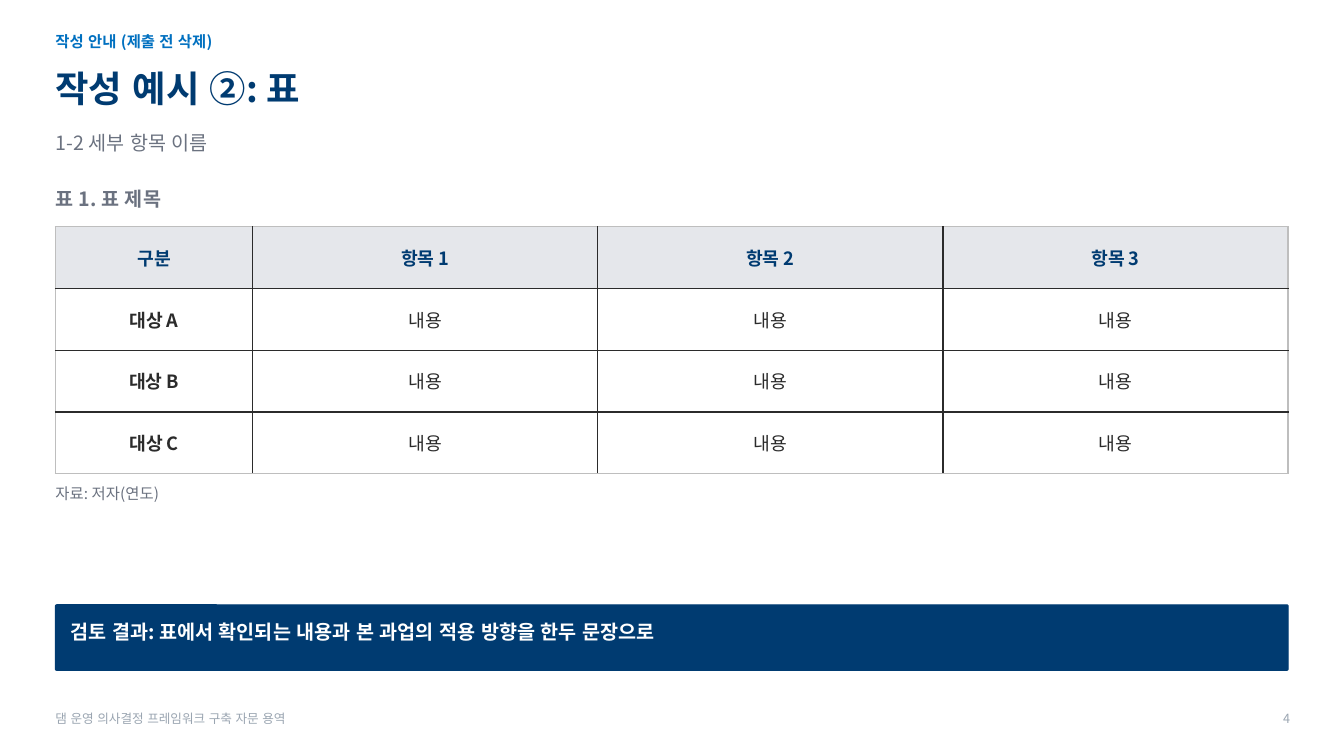
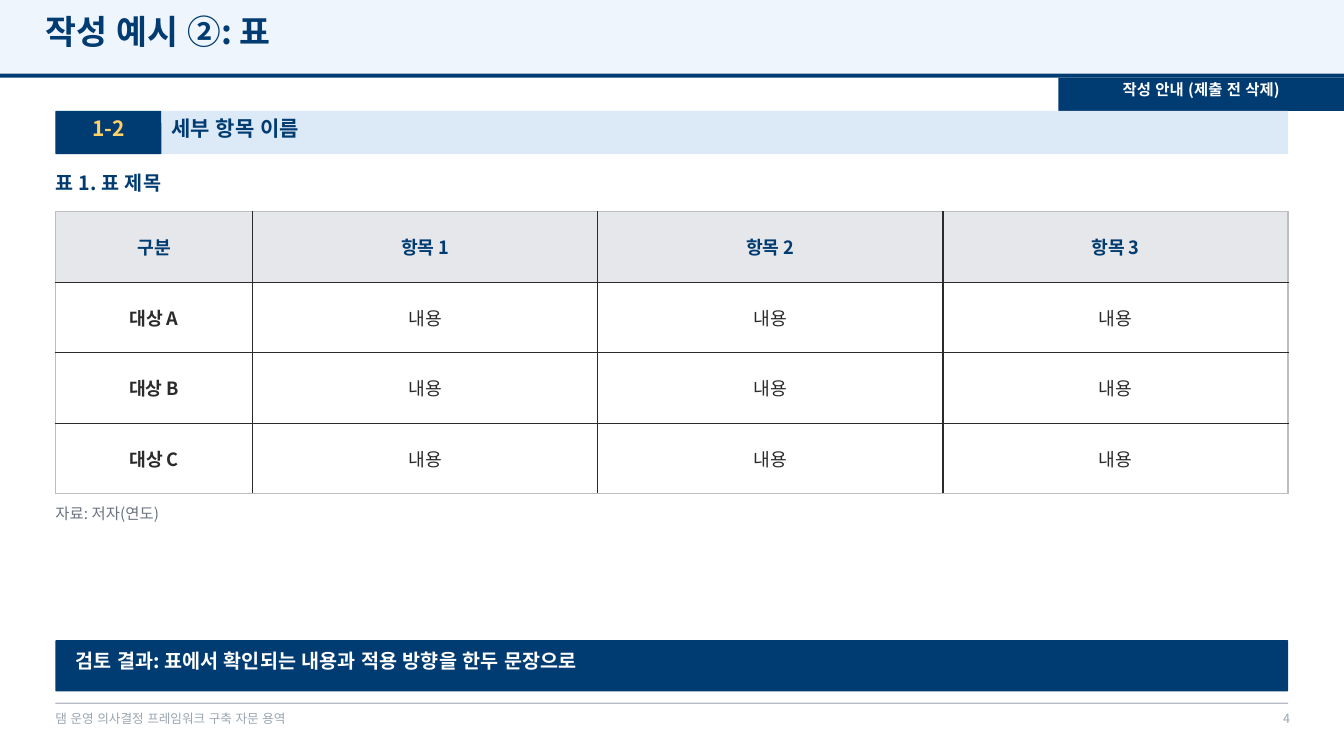
Before and after one commit to mkm1119/KGRAG-LLM, a slide deck: slide 4 of project_khnp/2026.12.09_최종보고회_발표자료_템플릿.pptx. Drawn at 1344x756 pixels with LibreOffice and Linux fonts; fonts in the diff are those of the drawing; background and template pictures are left out. Boxes give left, top, right and bottom in pixels: in the first picture for what was removed or moved away, otherwise in the second. Text is boxed around its words. In the diff, an @@ line names an element or a change of style, - is before the commit and + after.

```diff
--- a/project_khnp/2026.12.09_최종보고회_발표자료_템플릿.pptx
+++ b/project_khnp/2026.12.09_최종보고회_발표자료_템플릿.pptx
@@ rectangle added at (x1=0, y1=0, x2=1344, y2=74), fill #EEF5FC @@
@@ text "작성 예시 ②: 표" moved from (x1=55, y1=71, x2=300, y2=106) to (x1=45, y1=15, x2=271, y2=47) @@
@@ text "작성 예시 ②: 표" at (x1=45, y1=15, x2=271, y2=47): size 26 to 24 pt @@
@@ rectangle added at (x1=0, y1=74, x2=1344, y2=78), fill #003B71 @@
@@ text "작성 안내 (제출 전 삭제)" moved from (x1=55, y1=34, x2=212, y2=50) to (x1=1123, y1=82, x2=1279, y2=98) @@
@@ text "작성 안내 (제출 전 삭제)" at (x1=1123, y1=82, x2=1279, y2=98): text colour #0070C0 to #FFFFFF; alignment left to centre @@
@@ rectangle added at (x1=1059, y1=78, x2=1344, y2=111), fill #003B71 @@
@@ rounded rectangle added at (x1=55, y1=111, x2=1289, y2=154), fill #DCE9F7 @@
@@ rounded rectangle added at (x1=55, y1=111, x2=161, y2=154), fill #003B71 @@
@@ text at (x1=171, y1=118, x2=299, y2=138): text changed; size 14 to 15 pt; text colour #6B7280 to #003B71; bold on @@
-1-2 세부 항목 이름
+세부 항목 이름
@@ text added at (x1=92, y1=120, x2=125, y2=136), 15 pt, text #FFD166, bold @@
+1-2
@@ text "표 1. 표 제목" moved from (x1=55, y1=189, x2=161, y2=208) to (x1=55, y1=173, x2=161, y2=192) @@
@@ text "표 1. 표 제목" at (x1=55, y1=173, x2=161, y2=192): text colour #6B7280 to #003B71 @@
@@ table resized from (x1=55, y1=227, x2=1288, y2=474) to (x1=55, y1=212, x2=1288, y2=494) @@
@@ text "자료: 저자(연도)" moved from (x1=55, y1=486, x2=159, y2=502) to (x1=55, y1=506, x2=159, y2=522) @@
@@ rounded rectangle resized from (x1=55, y1=605, x2=1289, y2=670) to (x1=55, y1=640, x2=1289, y2=692) @@
@@ rounded rectangle at (x1=55, y1=640, x2=1289, y2=692): outline #003B71 0.75 pt to none @@
@@ text at (x1=76, y1=651, x2=576, y2=670): text changed @@
-검토 결과: 표에서 확인되는 내용과 본 과업의 적용 방향을 한두 문장으로
+검토 결과: 표에서 확인되는 내용과 적용 방향을 한두 문장으로
@@ rectangle added at (x1=55, y1=703, x2=1289, y2=704), fill #B6BCC6 @@
```
Also in this commit, not shown: 20 other slides changed, 1 other file.
